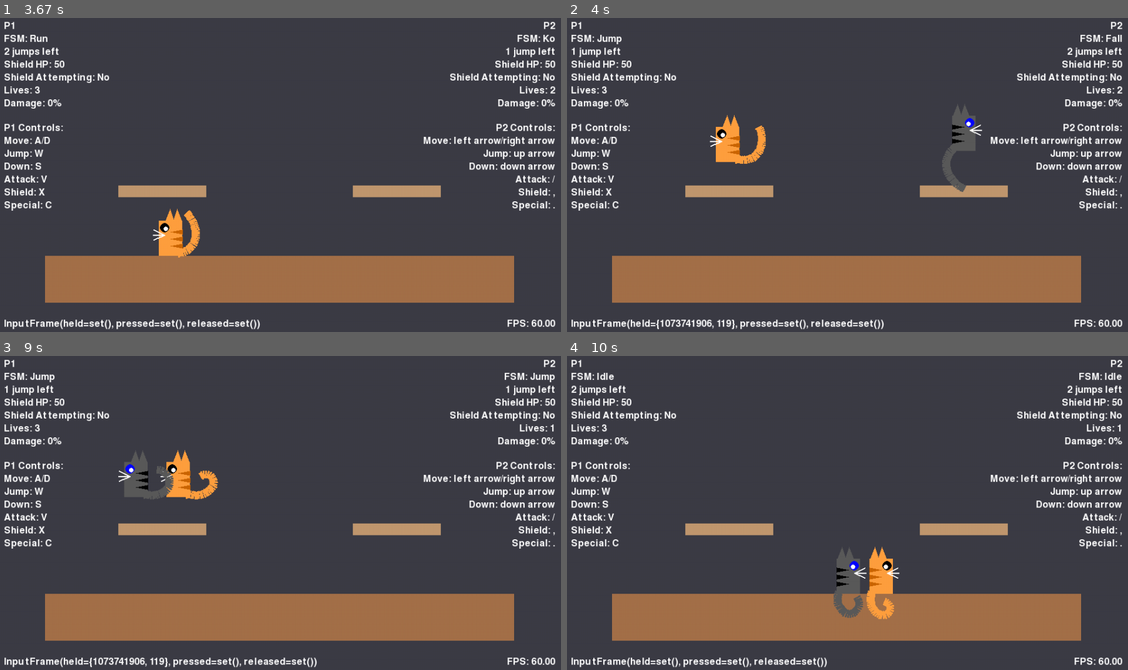
Above: before the commit, frames 1-4 (two rows, left to right).
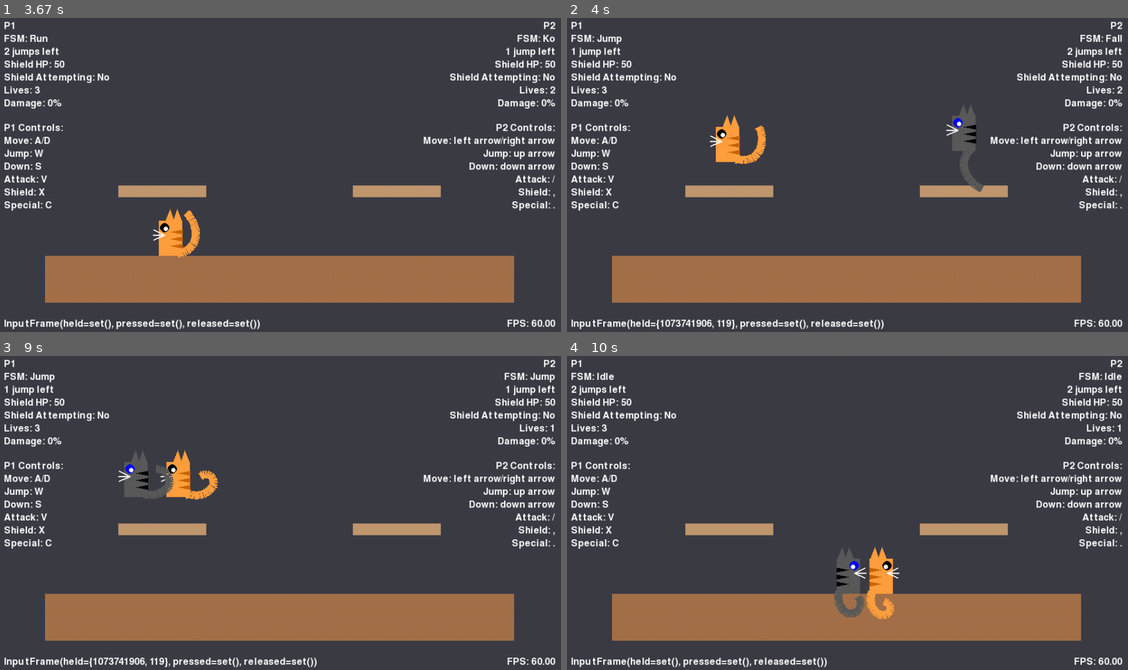
Above: after the commit, the same moments.

Repository: avidrucker/pycats
Game: pygame game, started from pycats/game.py
Same seed, same stepped clock (60 frames per second), same inputs: the game is played once before the commit and once after it.
Inputs:
- Up to frame 1 (3.67 s): tap V at 0.33 s; hold Right 0.67-1.13 s; hold D 0.67-1.13 s; hold Up 1.17-1.47 s; hold W 1.17-1.47 s; hold Right 1.5-1.97 s; hold D 1.5-1.97 s; hold Left 2-2.53 s; hold A 2-2.53 s; tap X at 2.57 s; hold Left 3.23-3.63 s; hold A 3.23-3.63 s
- Up to frame 2 (4 s): hold Up from 3.67 s (still down); hold W from 3.67 s (still down)
- Up to frame 3 (9 s): release Up at 4.03 s; release W at 4.03 s; hold Right 4.07-4.7 s; hold D 4.07-4.7 s; hold Down 4.73-5.1 s; hold S 4.73-5.1 s; hold Left 5.13-5.6 s; hold A 5.13-5.6 s; hold Right 5.63-6.1 s; hold D 5.63-6.1 s; hold Up 6.13-6.43 s; hold W 6.13-6.43 s; hold Right 6.47-6.93 s; hold D 6.47-6.93 s; hold Left 6.97-7.5 s; hold A 6.97-7.5 s; hold Down 7.53-7.83 s; hold S 7.53-7.83 s; hold Left 7.87-8.27 s; hold A 7.87-8.27 s; tap , at 8.3 s; hold Up from 8.63 s (still down); hold W from 8.63 s (still down)
- Up to frame 4 (10 s): release Up at 9 s; release W at 9 s; hold Right 9.03-9.67 s; hold D 9.03-9.67 s

Frame 1 is identical in both runs. In frame 2, 0.7% of the frame differs, in the area x 66-75%, y 27-56%; in frame 3, less than 0.1%; in frame 4, less than 0.1%.

Commit message:
fix bug where respawned chars don't face their original orientation

Diff:
--- a/pycats/entities/player.py
+++ b/pycats/entities/player.py
@@ -156,6 +156,7 @@
 
         # Facing
         self.facing_right = facing_right
+        self.original_facing_right = facing_right  # Store original facing direction for respawn
 
         # Tail (initialize after facing_right is set)
         from .tail import Tail
@@ -556,6 +557,7 @@
         self.percent = 0
         self.shield_hp = SHIELD_MAX_HP
         self.was_hit_before_ko = False  # Reset hit tracking for next life
+        self.facing_right = self.original_facing_right  # Restore original facing direction
 
     # state starters ----------------------------
     def _start_hurt(self) -> None:  # knockback: pygame.Vector2
